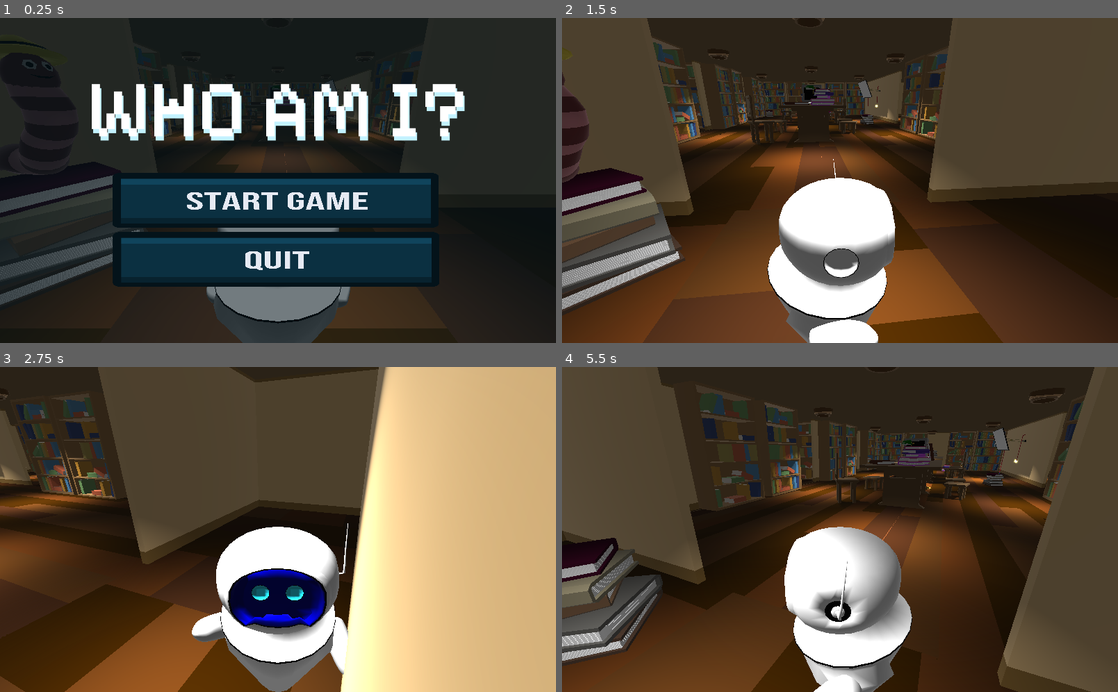
Above: before the commit, frames 1-4 (two rows, left to right).
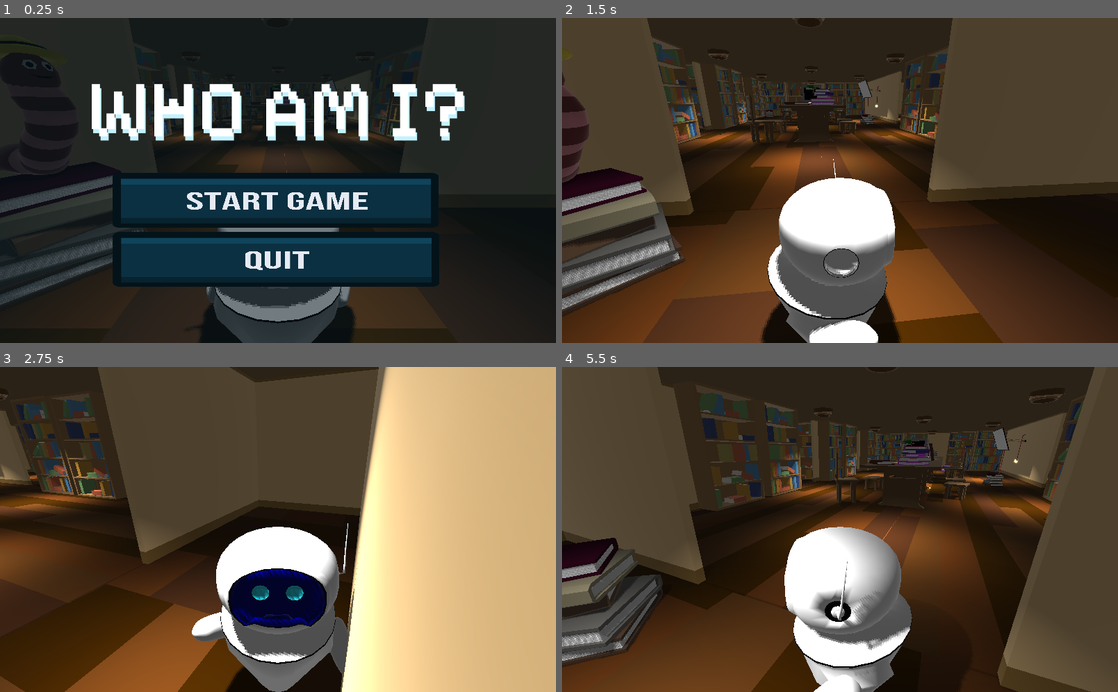
Above: after the commit, the same moments.

Repository: selinanatschke/3dprog
Game: Godot game, scene res://map/Main.tscn
Two runs of this game, one before a commit and one after it. Both use one fixed random seed, a clock stepped at 60 frames per second and the inputs below.
Inputs (mouse positions are in pixels of both pictures, inside the frame that each line leads up to):
- Up to frame 1 (0.25 s): no input
- Up to frame 2 (1.5 s): click "START GAME" at 0.5 s; tap Enter at 1.25 s; move the mouse to (962, 164) at 1.27 s; hold Right (move_right) from 1.28 s (still down); click (962, 164) at 1.42 s
- Up to frame 3 (2.75 s): tap Space (jump) at 1.52, 2.27 s; move the mouse to (166, 545) at 2.02 s; release Right (move_right) at 2.03 s; hold Down (move_back) from 2.03 s (still down)
- Up to frame 4 (5.5 s): move the mouse to (895, 458) at 2.77 s; release Down (move_back) at 2.78 s; hold Right (move_right) 2.78-3.53 s; move the mouse to (812, 594) at 3.52 s; hold Up (move_forward) 3.53-4.28 s; click (812, 594) at 3.67 s; tap Space (jump) at 3.77, 4.52, 5.27 s; move the mouse to (1006, 578) at 4.27 s; hold Left (move_left) from 4.28 s (still down); move the mouse to (673, 480) at 5.02 s

The runs differ from the first frame. In frame 1, 2.3% of the frame differs, in the area x 0-64%, y 48-100%; in frame 2, 4.8%, in the area x 0-67%, y 26-100%; in frame 3, 3.6%; in frame 4, 3.2%.

Commit message:
added shadows 2
- added shadows on all other lamps
- readded lost changes of first shadow-commit

Diff:
--- a/game2/blender/ceilingLamp/lampv3.tscn
+++ b/game2/blender/ceilingLamp/lampv3.tscn
@@ -11,6 +11,9 @@
 light_energy = 4.243
 light_indirect_energy = 16.0
 light_specular = 0.0
+shadow_enabled = true
+shadow_bias = -0.01
+shadow_reverse_cull_face = true
 spot_range = 13.4562
 spot_angle = 50.625
 
--- a/game2/map/Main.tscn
+++ b/game2/map/Main.tscn
@@ -588,7 +588,7 @@
 visible = false
 
 [node name="WerkzeugkisteSchraubenzieher" parent="Room2" instance=ExtResource( 43 )]
-transform = Transform( -0.600661, 0, 0.5284, 0, 0.8, 0, -0.5284, 0, -0.600661, -24.506, 1, 14.45 )
+transform = Transform( -0.600661, 0, 0.5284, 0, 0.8, 0, -0.5284, 0, -0.600661, -24.506, 0.809567, 14.45 )
 
 [node name="Room3" type="Spatial" parent="."]
 
